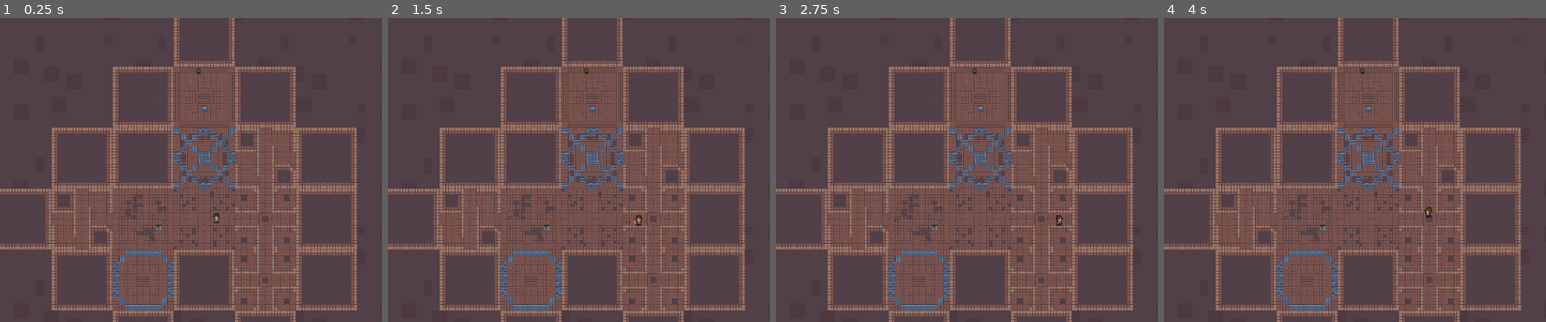
Above: before the commit, frames 1-4 (left to right).
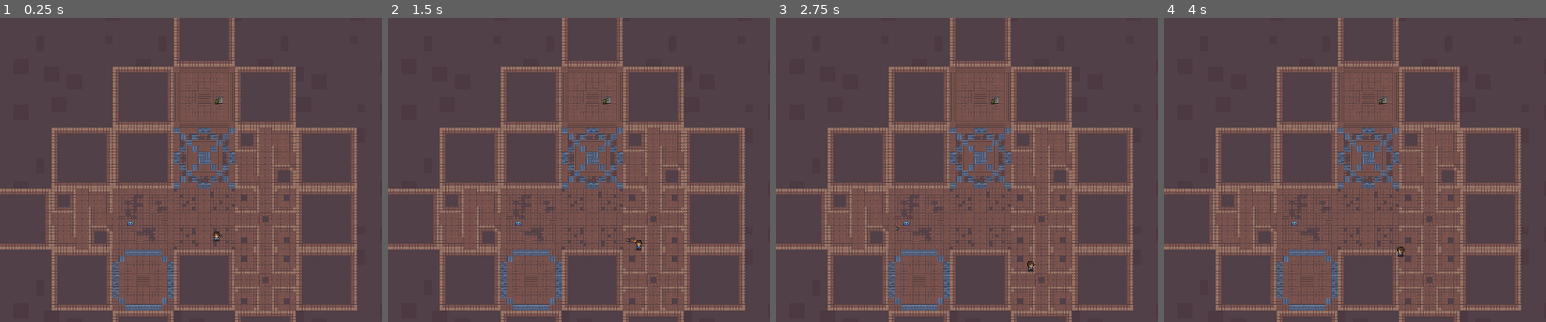
Above: after the commit, the same moments.

Repository: jaxonavena/Calamity
Game: Godot game, scene res://scenes/dungeon_generator.tscn
Two runs of this game, one before a commit and one after it. Both use one fixed random seed, a clock stepped at 60 frames per second and the inputs below.
Inputs (mouse positions are % of the whole screen's width and height, from its top left):
- Up to frame 1 (0.25 s): no input
- Up to frame 2 (1.5 s): tap Enter at 0.5 s; move the mouse to (72, 45) at 0.52 s; hold Right (ui_right) 0.53-1.28 s; tap Space (attack) at 0.6 s; move the mouse to (30, 55) at 1.27 s; hold Down (ui_down) from 1.28 s (still down); click (30, 55) at 1.35 s
- Up to frame 3 (2.75 s): tap Space (attack) at 2 s; move the mouse to (60, 28) at 2.02 s; release Down (ui_down) at 2.03 s; hold Right (ui_right) from 2.03 s (still down); hold Tab (switch_weapon) from 2.03 s (still down)
- Up to frame 4 (4 s): tap Enter at 2.75 s; move the mouse to (45, 70) at 2.77 s; release Right (ui_right) at 2.78 s; release Tab (switch_weapon) at 2.78 s; hold Up (ui_up) 2.78-3.53 s; tap E at 2.85 s; tap Space (attack) at 3.5, 3.6 s; move the mouse to (80, 65) at 3.52 s; hold Left (ui_left) from 3.53 s (still down)
The pictures show only the part of the screen within x 27-77%, y 22-72%; the shares and areas given below are measured in that part.

The runs differ from the first frame. In frame 1, 0.2% of the frame differs, in the area x 33-59%, y 16-74%; in frame 2, 0.3%, in the area x 33-67%, y 16-77%; in frame 3, 0.3%; in frame 4, 0.2%.

Commit message:
Got the stairs spawning in the furthest spawnable room from the player

Diff:
--- a/calamity-godotproject/scripts/dungeon_generator.gd
+++ b/calamity-godotproject/scripts/dungeon_generator.gd
@@ -9,6 +9,7 @@
 var used_positions = {}
 var door_distance_offsets = {}
 var player_spawn_room_location: Vector2
+var attempted_stair_rooms = [] # Tracks what rooms have been attempted to place a staircase in to avoid repeats
 var NUM_ROOMS = min(global_script.floors + 1, 5) # 5 is ideal with 15 removal
 #var NUM_ROOMS = 5 # 5 is ideal with 15 removal
 const ROOM_REMOVAL_PERCENTAGE = 15 #15 is ideal with 5 size
@@ -217,7 +218,6 @@
 				if delay:
 					await wait_for(DELAY)
 
-
 # SPAWNING (player, enemies, stairs) --------------------------------------------------------------------------------------------------------------
 func salt(min: int, max: int) -> Vector2:
 	return Vector2(randi_range(min, max), randi_range(min, max))
@@ -238,37 +238,27 @@
 #func get_random_tile_location() -> Vector2:
 	#return get_random_room_location() + tile_increment()
 
-func is_spawnable_tile(spawn_location: Vector2) -> bool:
-	# Actual -> Calc
-	# (0,3) -> (2,3)
-	# (6-8,2) -> (4,3)
-	# (6-8,2) -> (4,2)
-	# (2,1) -> (2,2)
-	# (6-8,2) -> (2,2)
-	# (3,1) -> (3,3)
-	# (3,1) -> (4,3)
-	# (2,1) -> (1,1)
-	# (3,1) -> (2,1)
-	var tile_map_layer = get_node("DungeonBase")
-	var local_position = tile_map_layer.to_local(spawn_location)
-
-	var cell = tile_map_layer.local_to_map(local_position)
-	print("CELL")
-	print(cell)
-
-	var data = tile_map_layer.get_cell_tile_data(cell)
-	print("DATA")
-	print(data)
-
-	if data:
-		print("checking spawnable")
-		print(!data.get_custom_data("not_spawnable"))
-		print("\n")
-		return !data.get_custom_data("not_spawnable") # I did not_spawnable instead of spawnable so we have to manually mark less tiles in the TileSet
-	else:
-		# We shouldn't hit this ever with valid global coords
-		print("ERROR - Shouldn't be hitting this point. No TileData.")
-		return true # avoids maximum recursion depth error
+#func is_spawnable_tile(spawn_location: Vector2) -> bool:
+	#var tile_map_layer = get_node("DungeonBase")
+	#var local_position = tile_map_layer.to_local(spawn_location)
+	#
+	#var cell = tile_map_layer.local_to_map(local_position)
+	#print("CELL")
+	#print(cell)
+	#
+	#var data = tile_map_layer.get_cell_tile_data(cell)
+	#print("DATA")
+	#print(data)
+	#
+	#if data:
+		#print("checking spawnable")
+		#print(!data.get_custom_data("not_spawnable"))
+		#print("\n")
+		#return !data.get_custom_data("not_spawnable") # I did not_spawnable instead of spawnable so we have to manually mark less tiles in the TileSet
+	#else:
+		## We shouldn't hit this ever with valid global coords
+		#print("ERROR - Shouldn't be hitting this point. No TileData.")
+		#return true # avoids maximum recursion depth error
 
 func is_spawnable_room(room_location: Vector2, is_player = false) -> bool:
 	if !is_player and room_location == player_spawn_room_location: # Nothing can spawn in the player's spawn room
@@ -278,12 +268,21 @@
 func is_vector_in_range(vector: Vector2, min: int, max: int) -> bool:
 	return vector.x >= min and vector.x <= max and vector.y >= min and vector.y <= max
 
-func get_valid_spawn_location(season: bool = false, is_player: bool = false) -> Vector2:
-	var room_location = get_random_room_location() # -> Vector 2
+func get_valid_spawn_location(season: bool = false, is_player: bool = false, is_stairs: bool = false) -> Vector2:
+	var room_location: Vector2
+	if is_stairs:
+		print("IS STAIRS")
+		room_location = get_furthest_room(player_spawn_room_location) # -> Vector 2
+		print("ROOM LOCATION:")
+		print(room_location)
+	else:
+		room_location = get_random_room_location()
+
 	if is_spawnable_room(room_location, is_player):
+		print("SPAWNABLE")
 		if is_player:
 			player_spawn_room_location = room_location
-			print(player_spawn_room_location)
+
 		var salt = Vector2.ZERO
 		var tile_increment = tile_increment()
 		var tile_in_room = room_location + tile_increment
@@ -292,16 +291,37 @@
 		if is_vector_in_range(tile_in_room, room_location.x + 15, room_location.y + 140) and season:
 			salt = salt(0,16)
 
-		return room_location + tile_increment() + salt
+		return room_location + tile_increment + salt
 	else:
-		return get_valid_spawn_location(season, is_player)
+		print("RECURSE\n")
+		return get_valid_spawn_location(season, is_player, is_stairs)
 
 func rearrange_sibling_nodes(node1, node2):
 	var parent = node1.get_parent()
-	parent.move_child(node2, node1.get_index())  # Move Node2 before Node1
+	parent.move_child(node2, node1.get_index())  # Move Node2 before Node1 in scene tree
+
+func get_furthest_room(room_position: Vector2) -> Vector2:
+	var furthest_room: Vector2
+	var greatest_distance: float = -INF  # start with smallest possible value
+
+	for key in used_positions.keys():
+		print(key)
+		if key in attempted_stair_rooms:
+			print(key)
+			print("ALREADY TRIED IT")
+			continue
+		var distance = room_position.distance_to(key)
+
+		if distance > greatest_distance:
+			greatest_distance = distance
+			furthest_room = key
+	print("adding")
+	print("FURTHEST ROOM", furthest_room)
+	attempted_stair_rooms.append(furthest_room)
+	return furthest_room
 
 func place_staircase():
-	var tile_coord = get_valid_spawn_location()
+	var tile_coord = get_valid_spawn_location(false, false, true)
 	var stairs = staircase.instantiate()
 	stairs.global_position = tile_coord
 	add_child(stairs)
